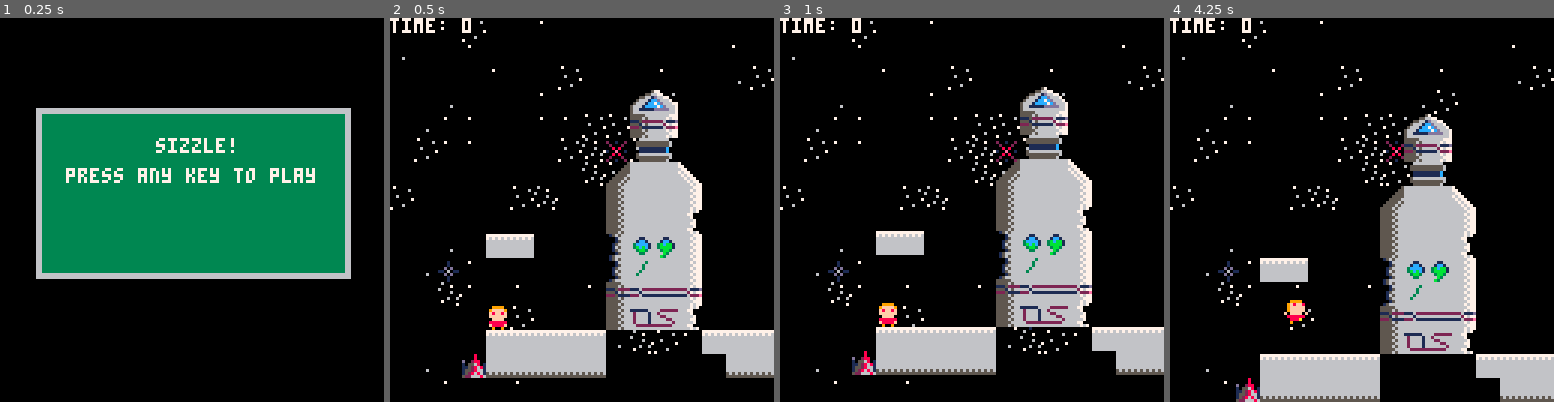
Above: before the commit, frames 1-4 (left to right).
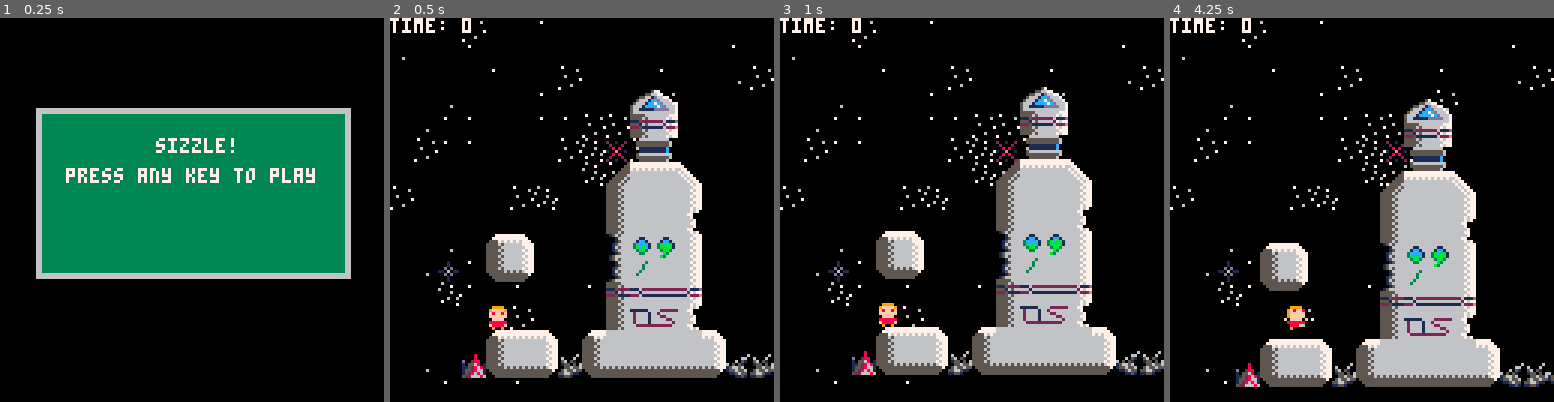
Above: after the commit, the same moments.

Repository: millwardesque/sizzle
Game: PICO-8 cartridge sizzle.p8
The game is run twice, just before and just after one commit, with the same random seed, the same clock (stepped at 60 frames per second) and the same inputs.
Inputs:
- Up to frame 1 (0.25 s): no input
- Up to frame 2 (0.5 s): tap X (X key) at 0.33 s
- Up to frame 3 (1 s): tap O (Z key) at 0.7 s
- Up to frame 4 (4.25 s): tap X (X key) at 1.07, 1.85, 2.97, 4.08 s; hold Right 1.6-2.1 s; tap O (Z key) every 0.4 s from 1.7 to 4.1 s; hold Up 2.15-2.42 s; hold Right 2.47-3.03 s; hold Left 3.08-3.58 s; hold Down 3.63-3.97 s; hold Right from 4.02 s (still down)

Frame 1 is identical in both runs. In frame 2, 8.6% of the frame differs, in the area x 25-100%, y 37-94%; in frame 3, 8.6%; in frame 4, 16%, in the area x 17-100%, y 21-100%.

Commit message:
Updated a bunch of tileset graphics.

Diff:
--- a/sizzle.p8
+++ b/sizzle.p8
@@ -1426,8 +1426,8 @@
 00555540055450000000000000000000000000000000000000000000000000000000000000000000000000000000000000000000000000000000000000000000
 00054400005000000000000000000000000000000000000000000000000000000000000000000000000000000000000000000000000000000000000000000000
 66666666666666666666666666666666666666666666666677777777666666660156566666667670000000000000000000000000000000000000000000000000
-66666666611666111111116666222222666116666661166676767676555555550001666666677000000000000000000000000000000000000000000000000000
-66666666616166166266661662666666661cc166661cc16666666666666666660001566666667000000000000000000000000000000000000000000000000000
+66666666611666111111116666222222666116666661166677777777555555550001666666677000000000000000000000000000000000000000000000000000
+66666666616166166266661662666666661cc166661cc16676767676666666660001566666667000000000000000000000000000000000000000000000000000
 6666666661616616626666166622666663cccc1663bcbb1666666666555555550015666666666700000000000000000000000000000000000000000000000000
 6666666661661616626666166666226663bcbc1663bbbb1666666666666666660016566666667700000000000000000000000000000000000000000000000000
 66666666616616166266661666666626663bb366663bb36666666666511551150015666666666700000000000000000000000000000000000000000000000000
@@ -1437,18 +1437,18 @@
 66666666666666666666666666666666666666665555656666667677666666660000066006000600000000000000000000000000000000000000000000000000
 6366666611162222222611111111111122222222111522222226111d666666660006051005605100000000000000000000000000000000000000000000000000
 66663666666166666662666666666666666666665551656666627677666666666050510001550506000000000000000000000000000000000000000000000000
-6663636622261111111622222222222211111111222511111116222e666666661566560000556556000000000000000000000000000000000000000000000000
-66666666666666666666666666666666666666665555656666667677666666661556556005655655000000000000000000000000000000000000000000000000
-66666636666666666666666666666666666666665555566666666777565656560115655055665110000000000000000000000000000000000000000000000000
+6663636622261111111622222222222211111111222511111116222e656565651566560000556556000000000000000000000000000000000000000000000000
+66666666666666666666666666666666666666665555656666667677555555551556556005655655000000000000000000000000000000000000000000000000
+66666636666666666666666666666666666666665555566666666777555555550115655055665110000000000000000000000000000000000000000000000000
 66666666666666666666666666666666666666665555656666667677555555550001151011551000000000000000000000000000000000000000000000000000
-66666666555556666666677700000005700000000007777777777000666667770000000000000000000000000000000000000000000000000000000000000000
-66666366555565666666767700000556677000000076666116666700666676770000000000000000000000000000000000000000000000000000000000000000
-66663666555556666666677700055661d66770000766661cc1666670666667770000000000000000000000000000000000000000000000000000000000000000
-6666366655556566666676770056661ccd666700566661cccc166667666676770000000000000000000000000000000000000000000000000000000000000000
-666366665555566666666777056661cc7cd66670566661cccc166667666667770000000000000000000000000000000000000000000000000000000000000000
-66366666555565666666767756661cccc7cd66675666661cc1666667666676700000000000000000000000000000000000000000000000000000000000000000
-66666666555556666666677756611111ddddd6675666666116666667565655000000000000000000000000000000000000000000000000000000000000000000
-66666666555565666666767756666666666666675666666666666667555550000000000000000000000000000000000000000000000000000000000000000000
+66666666555556666666677700000005700000000007777777777000000777775555566666666777777770000000000000000000000000000000000000000000
+66666366555565666666767700000556677000000056666116666700007777775555656666667677777777000000000000000000000000000000000000000000
+66663666555556666666677700055661d66770000566661cc1666670055576765555566666666777767677700000000000000000000000000000000000000000
+6666366655556566666676770056661ccd666700566661cccc166677555565665555656666667677666677770000000000000000000000000000000000000000
+666366665555566666666777056661cc7cd66670566661cccc166667555556665555556565656777666667770000000000000000000000000000000000000000
+66366666555565666666767756661cccc7cd66675666661cc1666667555565660555555555555570666676770000000000000000000000000000000000000000
+66666666555556666666677756611111ddddd6675666666116666667555556660055555555555500666667770000000000000000000000000000000000000000
+66666666555565666666767756666666666666675666666666666667555565660005555555555000666676770000000000000000000000000000000000000000
 65666666000000057000000000000000666666765633636363633367000666666666600066666666000000000000000000000000000000000000000000000000
 56666666000000557700000000000000666666675636636363663667005555555555560055555555000000000000000000000000000000000000000000000000
 66666666000005556770000000000000666666665633663663663667005555555555560055555555000000000000000000000000000000000000000000000000
@@ -1523,7 +1523,7 @@
 00000000000000000000000000000000000000000000000000000000000000000000000000000000000000000000000000000000000000000000000000000000
 
 __gff__
-0000000000000000000000000000000001010104080000000000000000000000020202020000000000000000000000000000000000000000000000000000000000000000000008000808000000000000000000000008080802020000000000000008080808040408000000000000000008080800080404080808000000000000
+0000000000000000000000000000000001010104080000000000000000000000020202020000000000000000000000000000000000000000000000000000000000000000000008000808000000000000000000000008080802020000000000000008080808040408080808000000000008080800080404080808000000000000
 0000000000000000000000000000000000000000000000000000000000000000000000000000000000000000000000000000000000000000000000000000000000000000000000000000000000000000000000000000000000000000000000000000000000000000000000000000000000000000000000000000000000000000
 __map__
 0000000000000000000000300000000000000000000000000000000000000000000000000000000000000000000000000000000000000000000000000000000000000000000000000000000000000000000000000000000000000000000000000000000000000000000000000000000000000000000000000000000000000000
@@ -1533,15 +1533,15 @@
 0000000000000000000000000000000000000000000000000000000000000000000000000000001300000000000000636400000000000000000000000000000000000000000000000000000000000000000000000000000000000000000000000000000000000000000000000000000000000000000000000000000000000000
 0000000000000000000000000000000000000000000000000000000000000000001000000000000000000000000000555600000000000000000000000000000000000000000000000000000000000000000000000000000000000000000000000000000000000000000000000000000000000000000000000000000000000000
 0000000000000000000000000000000014000000000000141400000000000000000000000000000000000000000000777800000000000000000000000000000000000000000000000000000000000000000000000000000000000000000000000000000000000000000000000000000000000000000000000000000000000000
-0000000000000000000000000000000014000000000000141400000010100000000000001010000000000000000071404072000000000000000000000000000000000000000000000000000000000000000000000000000000000000000000000000000000000000000000000000000000000000000000000000000000000000
+0000000000000000000000000000000014000000000000141400000010100000000000001010000000000000000071464672000000000000000000000000000000000000000000000000000000000000000000000000000000000000000000000000000000000000000000000000000000000000000000000000000000000000
 1400000000000000000000000013000014000000130000141400000000000000000000000000000000000000000061404062000000000000000000000000000000000000000000000000000000000000000000000000000000000000000000000000000000000000000000000000000000000000000000000000000000000000
-1400000000000014140000000014000014000000000000141400000000000000100000000000000000000000000061404049000000000000000000006566000000000000000000000000000000000000000000000000000000000000000000000000000000000000000000000000000000000000000000000000000000000000
-1400000000231010101000000014000014000000000000141400000000000000000000000000000000464600000048444562000000000000000000007576000000000000000000000000000000000000000000000000000000000000000000000000000000000000000000000000000000000000000000000000000000000000
-1400000000000000000000000014000014000000000000141400000000000000000010000000000000000000000048604062000000000000000000000000000000000000000000000000000000000000000000000000000000000000000000000000000000000000000000000000000000000000000000000000000000000000
-1400000000000010000000001014000014000000000000141400000000000010100000000000000000000000000055515456000000007146467200212121210000000000000000000000000000000000000000000000000000000000000000000000000000000000000000000000000000000000000000000000000000000000
+1400000000000014140000000014000014000000000000141400000000000000100000000000000000000000000061404049000000000000000000000000000000000000000000000000000000000000000000000000000000000000000000000000000000000000000000000000000000000000000000000000000000000000
+1400000000231010101000000014000014000000000000141400000000000000000000000000000000676a00000048444562000000000000000000006566000000000000000000000000000000000000000000000000000000000000000000000000000000000000000000000000000000000000000000000000000000000000
+1400000000000000000000000014000014000000000000141400000000000000000010000000000000686900000048604062000000000000000000007576000000000000000000000000000000000000000000000000000000000000000000000000000000000000000000000000000000000000000000000000000000000000
+1400000000000010000000001014000014000000000000141400000000000010100000000000000000000000000055515456000000006746466a00595859580000000000000000000000000000000000000000000000000000000000000000000000000000000000000000000000000000000000000000000000000000000000
 1400101000000010100000001014000014000000000010141400000010100000000000000000000000000000000061424349000000006147476200000000000000000000000000000000000000000000000000000000000000000000000000000000000000000000000000000000000000000000000000000000000000000000
-1400101010101010101010101014000014100000001010141414140000000000000000000000001400464646464600000000464646467040406200000000000000000000000000000000000000000000000000000000000000000000000000000000000000000000000000000000000000000000000000000000000000000000
-2021202021212120202121212020000020212121212121212121212121212121212121212121212121575757575700000000005757575757576700000000000000000000000000000000000000000000000000000000000000000000000000000000000000000000000000000000000000000000000000000000000000000000
+140010101010101010101010101400001410000000101014141414000000000000000000000000140067466a0067404040406a0000006140406200000000000000000000000000000000000000000000000000000000000000000000000000000000000000000000000000000000000000000000000000000000000000000000
+2021202021212120202121212020000020212121212121212121212121212121212121212121212121685769596857575757695859586857576900000000000000000000000000000000000000000000000000000000000000000000000000000000000000000000000000000000000000000000000000000000000000000000
 1b1b1b151b00181b000000000000000000000000000000000000000000000000000000000000000000000000000000000000000000000000000000000000000000000000000000000000000000000000000000000000000000000000000000000000000000000000000000000000000000000000000000000000000000000000
 191b1b181b00001b000000000000180000000000000000000000000000000000000000000000000000000000000000000000000000000000000000000000000000000000000000000000000000000000000000000000000000000000000000000000000000000000000000000000000000000000000000000000000000000000
 1b1b1b0018000015000000180000191500000000000000000000000000000000000000000000000000000000000000000000000000000000000000000000000000000000000000000000000000000000000000000000000000000000000000000000000000000000000000000000000000000000000000000000000000000000
